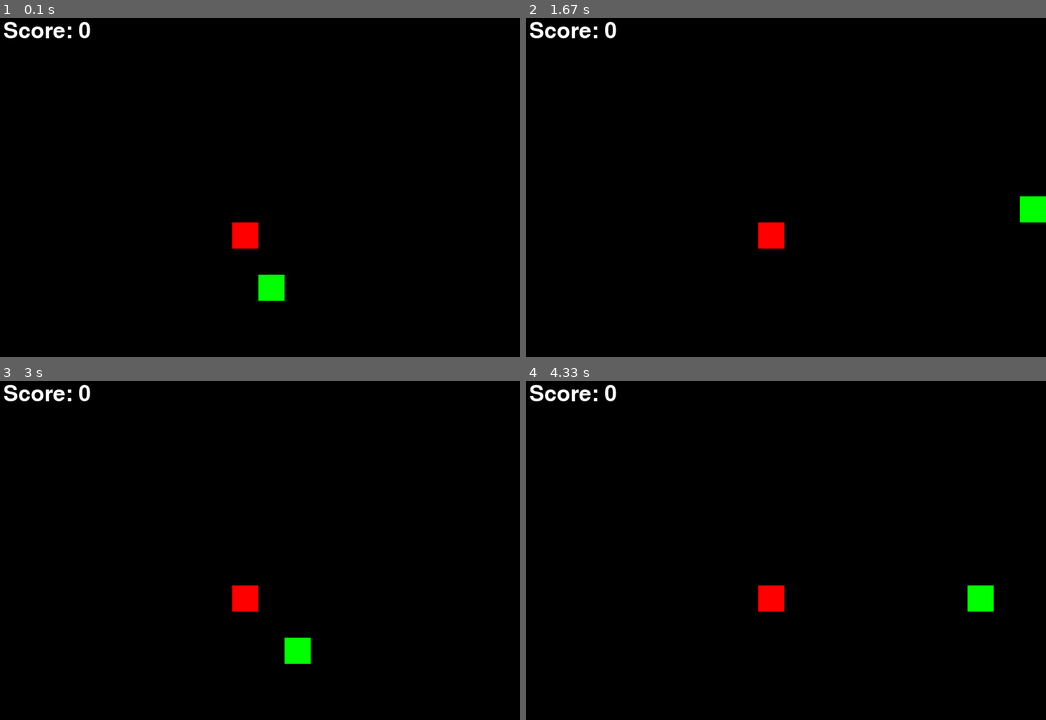
Above: before the commit, frames 1-4 (two rows, left to right).
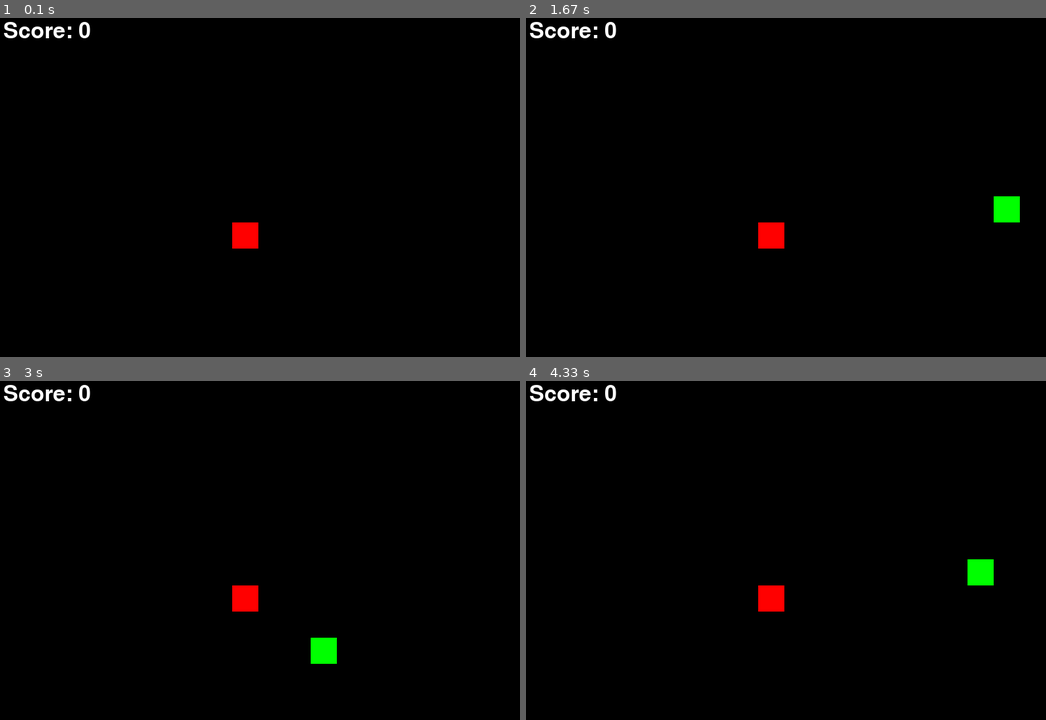
Above: after the commit, the same moments.

Repository: dellod/pygame_mentor_examples
Game: pygame game, started from games/snake.py
The game is run twice, just before and just after one commit, with the same random seed, the same clock (stepped at 60 frames per second) and the same inputs.
Inputs:
- Up to frame 1 (0.1 s): no input
- Up to frame 2 (1.67 s): hold Right 0.33-0.8 s; hold Up 0.83-1.13 s; hold Right 1.17-1.63 s
- Up to frame 3 (3 s): hold Left 1.67-2.2 s; hold Down 2.23-2.53 s; hold Left 2.57-2.97 s
- Up to frame 4 (4.33 s): hold Up 3-3.37 s; hold Right 3.4-4.03 s; hold Down from 4.07 s (still down)

The runs differ from the first frame. In frame 1, 0.4% of the frame differs, in the area x 49-55%, y 75-84%; in frame 2, 0.8%, in the area x 89-100%, y 52-61%; in frame 3, 0.8%; in frame 4, 0.8%.

Commit message:
Add increasing snake length and reset ability

Diff:
--- a/games/snake.py
+++ b/games/snake.py
@@ -5,7 +5,8 @@
 
 ####################################################################################################
 # Snake
-# TODO: insert snake description
+# Classic snake game where the objective is to get as many points as possible. Leaving the screen or
+# consuming any part of the snake's tail will result in a loss and the player will have to restart.
 ####################################################################################################
 
 # IMPORTS
@@ -37,6 +38,15 @@
 Y_UPDATE        = 0
 
 ### FUNCTIONS
+def reset_position() -> None:
+    """Resets the position of the snake and makes it so that it doesn't move."""
+    global X_POS, Y_POS, X_UPDATE, Y_UPDATE
+    X_POS = SCREEN_WIDTH / 2
+    Y_POS = SCREEN_HEIGHT / 2
+    X_UPDATE = 0
+    Y_UPDATE = 0
+
+
 def create_message(message: str,
                    colour: tuple,
                    x_pos: float,
@@ -49,6 +59,7 @@
 
 
 def generate_random_food_position() -> tuple:
+    """Generates random food position on the screen."""
     food_pos = \
         (round(random.randrange(0, SCREEN_WIDTH - SNAKE_SIZE[0]) / SNAKE_SIZE[0]) * SNAKE_SIZE[0],
          round(random.randrange(0, SCREEN_HEIGHT - SNAKE_SIZE[1]) / SNAKE_SIZE[1]) * SNAKE_SIZE[1])
@@ -56,6 +67,7 @@
 
 
 def check_grid_collision(snake_pos: tuple, food_pos: tuple):
+    """Check if the snake has made collision with the position of a food."""
     if snake_pos[0] == food_pos[0] and snake_pos[1] == food_pos[1]:
         return True
     else:
@@ -79,6 +91,10 @@
 
     # Set up font style
     font_style = pygame.font.SysFont(None, 50)
+
+    # Snake information
+    snake_pos_list = []
+    snake_length = 1
 
     # Food variables
     food_pos = generate_random_food_position()
@@ -115,6 +131,13 @@
                     # Move snake to the down
                     X_UPDATE = NO_MOVEMENT
                     Y_UPDATE = MOVEMENT_SIZE
+                if did_player_lose and event.key == pygame.K_c:
+                    # Reset the game
+                    reset_position()
+                    snake_pos_list = []
+                    snake_length = 1
+                    did_player_lose = False
+                    score = 0
 
         # 2. Check conditions
         if X_POS > SCREEN_WIDTH or X_POS < 0 or Y_POS > SCREEN_HEIGHT or Y_POS < 0:
@@ -129,23 +152,41 @@
         create_message(score_message, WHITE, 10, 10, display, font_style)
 
         # Draw snake
-        pygame.draw.rect(display, GREEN, [X_POS, Y_POS, SNAKE_SIZE[0], SNAKE_SIZE[1]])
+        for snake_block in snake_pos_list:
+            pygame.draw.rect(display, GREEN, [snake_block[0], snake_block[1], SNAKE_SIZE[0], SNAKE_SIZE[1]])
 
         # Draw food
         pygame.draw.rect(display, RED, [food_pos[0], food_pos[1], SNAKE_SIZE[0], SNAKE_SIZE[1]])
 
         # Check if snake is on top of food
         if check_grid_collision((X_POS, Y_POS), food_pos):
-            score += 1
-            food_pos = generate_random_food_position()
+            score += 1 # Get a point
+            snake_length += 1 # Increase length
+            food_pos = generate_random_food_position() # Generate new food position
 
         # Increase length of snake
-        # TODO
+        curr_snake_head = [X_POS, Y_POS]
+        snake_pos_list.append(curr_snake_head)
+        if len(snake_pos_list) > snake_length:
+            del snake_pos_list[0]
+
+        # Check if snake has eaten its own body
+        for snake_block in snake_pos_list[:-1]:
+            if snake_block == curr_snake_head:
+                did_player_lose = True
 
         # Check if player lost
         if did_player_lose:
-            create_message("You lost!", RED, SCREEN_WIDTH/2 - 50, SCREEN_HEIGHT/2, display, font_style)
-            # TODO: They have to press a key here to restart the game
+            create_message("You lost!",
+                           RED,
+                           SCREEN_WIDTH/2 - 80,
+                           SCREEN_HEIGHT/2,
+                           display, font_style)
+            create_message("Press 'C' if you would like to play again.",
+                           RED,
+                           SCREEN_WIDTH/8,
+                           SCREEN_HEIGHT/2 + 40,
+                           display, font_style)
         else:
             X_POS += X_UPDATE
             Y_POS += Y_UPDATE
